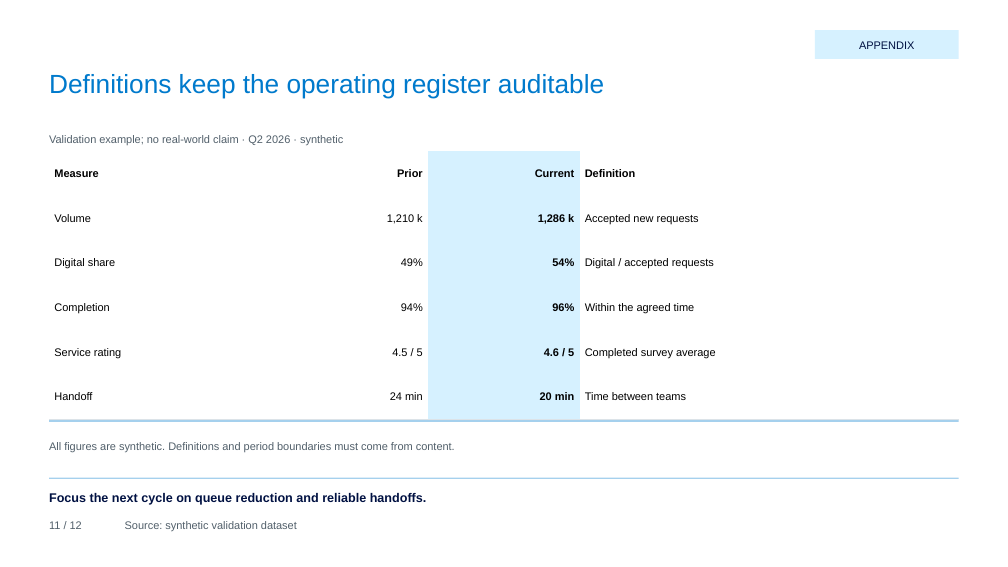
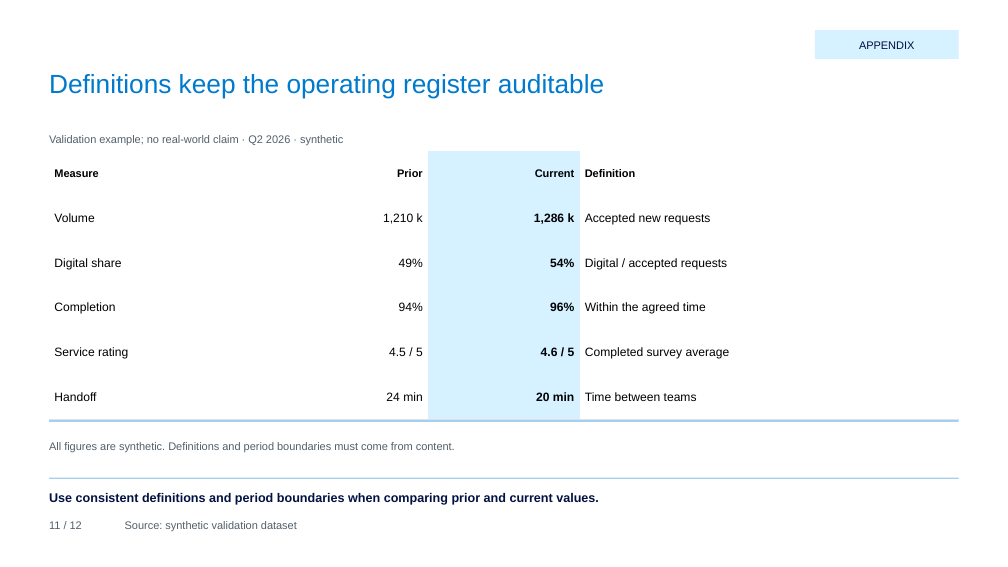
Before and after one commit to hustcer/pptx-nova, a slide deck: slide 11 of pptx-nova/assets/examples/deckkits/sky-compass/deck.pptx. Drawn at 1008x567 pixels with LibreOffice and Linux fonts; fonts in the diff are those of the drawing. Boxes give left, top, right and bottom in pixels: in the first picture for what was removed or moved away, otherwise in the second. Text is boxed around its words. In the diff, an @@ line names an element or a change of style, - is before the commit and + after.

Commit message:
feat(pptx-nova): refine sky-compass presentation design
- Replace the heavy gray cover sector with bounded, editable compass arcs
  and strengthen title, metric, and explanation-panel hierarchy.
- Honor planned table typography, allocate columns per layout, and reject
  numeric values or units that would wrap across lines.
- Clarify whole-process targets and bridge level-versus-delta units while
  preserving every numeric fact and native chart/table source value.
- Refresh the showcase, design projections, catalog quality metadata, and
  reviewed zero-issue baseline; retain candidate readiness and host limits.
- Add regression coverage for cover geometry, typography, and Chinese units,
  and update the listing test to invoke the renamed just ls recipe.
- Validate 36 canonical pages, 12-page PowerPoint PDF export, package XML,
  smoke/public audits, and 681 passing tests with 39 conditional skips.

```diff
--- a/pptx-nova/assets/examples/deckkits/sky-compass/deck.pptx
+++ b/pptx-nova/assets/examples/deckkits/sky-compass/deck.pptx
@@ table at (49,151,958,420) @@
@@ size 10.5 to 11.5 pt in "Volume", "1,210 k", "1,286 k", "Accepted new requests" and 16 more places @@
@@ text at (49,493,599,505): text changed @@
-Focus the next cycle on queue reduction and reliable handoffs.
+Use consistent definitions and period boundaries when comparing prior and current values.
```
Also in this commit, not shown: 11 other slides changed, 29 other files.
